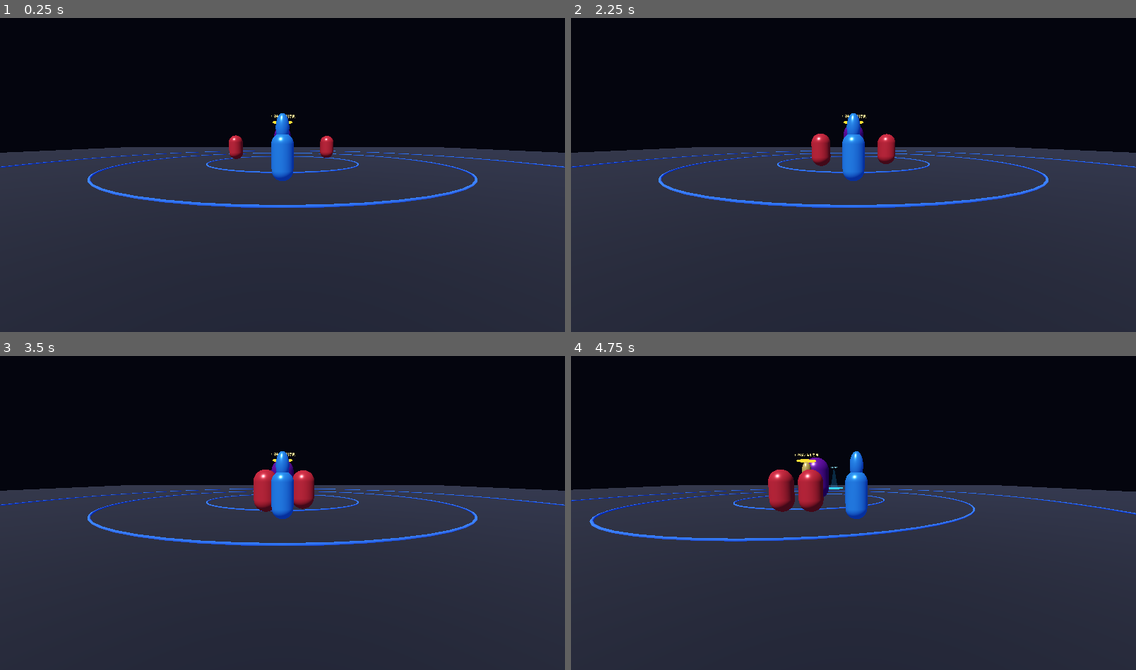
Above: before the commit, frames 1-4 (two rows, left to right).
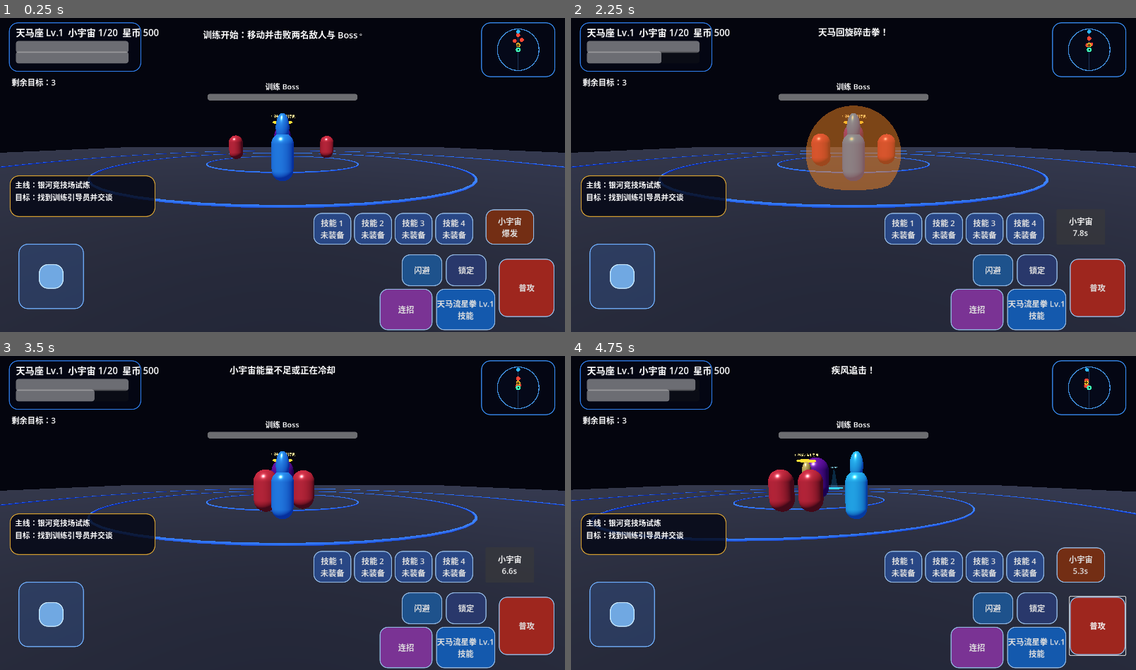
Above: after the commit, the same moments.

Repository: Qazwesrd/Saint-Seiya-Universe-War
Game: Godot game, scene res://scenes/main.tscn
Same seed, same stepped clock (60 frames per second), same inputs: the game is played once before the commit and once after it.
Inputs (mouse positions are in pixels of both pictures, inside the frame that each line leads up to):
- Up to frame 1 (0.25 s): no input
- Up to frame 2 (2.25 s): click (994, 269) at 0.5 s, where only the run after the commit has a clickable "闪避"; click (1034, 269) at 1.25 s, where only the run after the commit has a clickable "锁定"; click (1079, 228) at 2 s, where only the run after the commit has a clickable "小宇宙 爆发"
- Up to frame 3 (3.5 s): click (508, 566) at 2.75 s, where only the run after the commit has a clickable "小宇宙 7.3s"
- Up to frame 4 (4.75 s): click (1079, 566) at 3.5 s, where only the run after the commit has a clickable "小宇宙 6.6s"; tap Enter (ui_accept) at 4.25, 4.52 s; move the mouse to (977, 494) at 4.27 s; hold Right (ui_right) from 4.28 s (still down); click (977, 494) at 4.42 s

The runs differ from the first frame. In frame 1, 19% of the frame differs, in the area x 1-99%, y 1-100%; in frame 2, 21%; in frame 3, 17%; in frame 4, 19%.
Error before the commit: Parse Error: Identifier "cosmos_info" not declared in the current scope. (res://scripts/hud.gd:408)

Commit message:
修复角色界面小宇宙信息声明顺序

Diff:
--- a/game/scripts/hud.gd
+++ b/game/scripts/hud.gd
@@ -404,12 +404,12 @@
 
     var stats: Dictionary = RPGState.get_combat_stats()
     var class_label := str(RPGState.CLASS_DATA.get(current_class, {}).get("name", "天马座"))
+    var cosmos_info: Dictionary = RPGState.get_cosmos_profile()
     var info := Label.new()
     info.text = "%s  Lv.%d    经验 %d/%d    星币 %d\n生命 %.0f    攻击 %.0f    防御 %.0f    速度 %.0f\n小宇宙：%s Lv.%d/%d（%s）" % [clas …(344 unchanged characters)…
     box.add_child(info)
 
     var upgrade := Button.new()
-    var cosmos_info: Dictionary = RPGState.get_cosmos_profile()
     upgrade.text = "提升小宇宙等级（%d/%d，消耗 %d 星币）" % [cosmos_info.get("level", 1), cosmos_info.get("max_level", 20), cosmos_info.get("upgrade_cost", 250)]
     upgrade.pressed.connect(func():
         var success: bool = RPGState.upgrade_cosmos()
